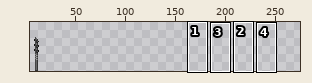
Two versions of one sprite sheet, Weapons/items/active/weapons/staff/orestaffs/violiumstaff.png. Above, an overview of the earlier version with the close-up marked.
Close-up. Before:
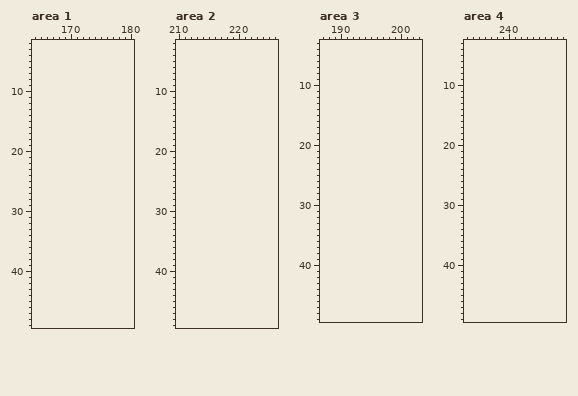
The file is 23x50 pixels. Colours within 5 levels of each other are drawn and written as one. Shown: area 1: x 164..180, y 2..49; area 2: x 210..226, y 2..49; area 3: x 187..203, y 3..49; area 4: x 233..249, y 3..49. The old version is drawn lined up with the new one, on the new canvas. The wide view leaves out empty margins. The commit also changed other parts of the picture, which this record leaves out.
Now the later version:
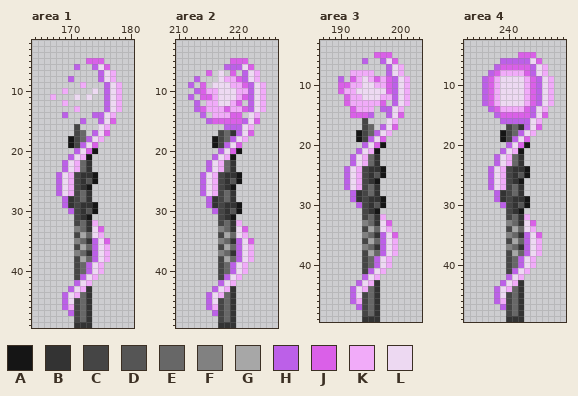
Palette (. is transparent): A #151515  B #333333  C #454545  D #555555  E #676767  F #818181  G #a7a7a7  H #bc60e8  J #da60e8  K #f1abf9  L #edd9f2
The edit:
canvas 23x50 -> 276x50
Area 1:
y 5: x 173..175 ... -> JJJ
y 6: x 171 . -> H; x 174..176 ... -> HLJ
y 7: x 175..177 ... -> HLK
y 8: x 170 . -> H; x 175..177 ... -> HLK
y 9: x 172 . -> K; x 176..178 ... -> HLK
y 10: x 169 . -> K; x 174 . -> L; x 176..178 ... -> HLK
y 11: x 167 . -> K; x 171 . -> L; x 173 . -> L; x 176..178 ... -> HLK
y 12: x 169 . -> K; x 176..178 ... -> HLK
y 13: x 171 . -> K; x 176..178 ... -> HLK
y 14: x 169 . -> H; x 174..177 .... -> HHLK
y 15: x 172 . -> H; x 175..177 ... -> HLJ
y 16: x 171 . -> C; x 175..176 .. -> LK
y 17: x 171..172 .. -> CE; x 174..176 ... -> HLJ
y 18: x 170..175 ...... -> ACEHLK
y 19: x 170..174 ..... -> ACHLJ
y 20: x 171..174 .... -> HLJA
y 21: x 170..173 .... -> HLKA
y 22..23: x 169..173 ..... -> HLKEB
y 24: x 168..174 ....... -> HLKCBBA
y 25: x 168..174 ....... -> HLKCBDA
y 26: x 168..173 ...... -> HLKCBA
y 27: x 168..173 ...... -> HLKCEB
y 28: x 169..173 ..... -> HBCEB
y 29: x 169..174 ...... -> HBCBBA
y 30: x 170..174 ..... -> HCBDA
y 31: x 171..173 ... -> CBA
y 32: x 171..174 .... -> CEBK
y 33: x 171..175 ..... -> FEBLJ
y 34: x 171..175 ..... -> CGELK
y 35: x 171..176 ...... -> FEBHLJ
y 36: x 171..176 ...... -> CGEHLK
y 37: x 171..176 ...... -> FEBHLK
y 38: x 171..176 ...... -> CGEHLK
y 39..40: x 171..175 ..... -> CEHLK
y 41: x 171..174 .... -> CHLK
y 42: x 171..173 ... -> HLK
y 43: x 170..173 .... -> HLKB
y 44: x 169..173 ..... -> HLKEB
y 45: x 169..173 ..... -> HLCEB
y 46: x 169..173 ..... -> HKCEB
y 47: x 170..173 .... -> HCEB
y 48: x 171..173 ... -> CEB
y 49: x 171..173 ... -> BBB
Area 2:
y 5: x 219..221 ... -> JJJ
y 6: x 218..222 ..... -> HHHLJ
y 7: x 215 . -> J; x 217 . -> L; x 219 . -> J; x 221..223 ... -> HLK
y 8: x 213 . -> H; x 217..223 ....... -> LKKJHLK
y 9: x 212 . -> H; x 214 . -> J; x 216..224 ......... -> LLLKKJHLK
y 10: x 213..224 ............ -> HJKKLLLKKHLK
y 11: x 212 . -> H; x 214..224 ........... -> JJKLLLKJHLK
y 12: x 213 . -> H; x 215..220 ...... -> KKLLKJ; x 222..224 ... -> HLK
y 13: x 213..224 ............ -> HJKKKJKKJHLK
y 14: x 214 . -> H; x 216..220 ..... -> KKKJJ; x 222..223 .. -> LK
y 15: x 215..223 ......... -> HJJJJJHLJ
y 16: x 218..222 ..... -> HHHLK
y 17: x 217..222 ...... -> CEBHLJ
y 18: x 216..221 ...... -> ACEHLK
y 19: x 216..220 ..... -> ACHLJ
y 20: x 217..220 .... -> HLJA
y 21: x 216..219 .... -> HLKA
y 22..23: x 215..219 ..... -> HLKEB
y 24: x 214..220 ....... -> HLKCBBA
y 25: x 214..220 ....... -> HLKCBDA
y 26: x 214..219 ...... -> HLKCBA
y 27: x 214..219 ...... -> HLKCEB
y 28: x 215..219 ..... -> HBCEB
y 29: x 215..220 ...... -> HBCBBA
y 30: x 216..220 ..... -> HCBDA
y 31: x 217..219 ... -> CBA
y 32: x 217..220 .... -> CEBK
y 33: x 217..221 ..... -> FEBLJ
y 34: x 217..221 ..... -> CGELK
y 35: x 217..222 ...... -> FEBHLJ
y 36: x 217..222 ...... -> CGEHLK
y 37: x 217..222 ...... -> FEBHLK
y 38: x 217..222 ...... -> CGEHLK
y 39..40: x 217..221 ..... -> CEHLK
y 41: x 217..220 .... -> CHLK
y 42: x 217..219 ... -> HLK
y 43: x 216..219 .... -> HLKB
y 44: x 215..219 ..... -> HLKEB
y 45: x 215..219 ..... -> HLCEB
y 46: x 215..219 ..... -> HKCEB
y 47: x 216..219 .... -> HCEB
y 48: x 217..219 ... -> CEB
y 49: x 217..219 ... -> BBB
Area 3:
y 5: x 196..198 ... -> JJJ
y 6: x 194 . -> H; x 197..199 ... -> HLJ
y 7: x 198..200 ... -> HLK
y 8: x 192..195 .... -> KKKK; x 198..200 ... -> HLK
y 9: x 190 . -> H; x 192..201 .......... -> JKLKJKJHLK
y 10: x 190..201 ............ -> JJKKLLKKJHLK
y 11: x 190..201 ............ -> JKKLLLLLJHLK
y 12: x 191..201 ........... -> JKKLLLKKHLK
y 13: x 191..197 ....... -> JKKKKKJ; x 199..201 ... -> HLK
y 14: x 192..195 .... -> JKKK; x 197..200 .... -> HHLK
y 15: x 192..195 .... -> JJJH; x 198..200 ... -> HLJ
y 16: x 194 . -> C; x 198..199 .. -> LK
y 17: x 194..195 .. -> CE; x 197..199 ... -> HLJ
y 18: x 193..198 ...... -> ACEHLK
y 19: x 193..197 ..... -> ACHLJ
y 20: x 194..197 .... -> HLJA
y 21: x 193..196 .... -> HLKA
y 22..23: x 192..196 ..... -> HLKEB
y 24: x 191..197 ....... -> HLKCBBA
y 25: x 191..197 ....... -> HLKCBDA
y 26: x 191..196 ...... -> HLKCBA
y 27: x 191..196 ...... -> HLKCEB
y 28: x 192..196 ..... -> HBCEB
y 29: x 192..197 ...... -> HBCBBA
y 30: x 193..197 ..... -> HCBDA
y 31: x 194..196 ... -> CBA
y 32: x 194..197 .... -> CEBK
y 33: x 194..198 ..... -> FEBLJ
y 34: x 194..198 ..... -> CGELK
y 35: x 194..199 ...... -> FEBHLJ
y 36: x 194..199 ...... -> CGEHLK
y 37: x 194..199 ...... -> FEBHLK
y 38: x 194..199 ...... -> CGEHLK
y 39..40: x 194..198 ..... -> CEHLK
y 41: x 194..197 .... -> CHLK
y 42: x 194..196 ... -> HLK
y 43: x 193..196 .... -> HLKB
y 44: x 192..196 ..... -> HLKEB
y 45: x 192..196 ..... -> HLCEB
y 46: x 192..196 ..... -> HKCEB
y 47: x 193..196 .... -> HCEB
y 48: x 194..196 ... -> CEB
y 49: x 194..196 ... -> BBB
Area 4:
y 5: x 242..244 ... -> JJJ
y 6: x 239..245 ....... -> HHHHHLJ
y 7: x 238..246 ......... -> HJJJJJHLK
y 8: x 237..246 .......... -> HJKKKKJHLK
y 9..13: x 236..247 ............ -> HJKLLLLKJHLK
y 14: x 237..246 .......... -> HJKKKKJHLK
y 15: x 238..246 ......... -> HJJJJJHLJ
y 16: x 239..245 ....... -> HHHHHLK
y 17: x 240..245 ...... -> CEBHLJ
y 18: x 239..244 ...... -> ACEHLK
y 19: x 239..243 ..... -> ACHLJ
y 20: x 240..243 .... -> HLJA
y 21: x 239..242 .... -> HLKA
y 22..23: x 238..242 ..... -> HLKEB
y 24: x 237..243 ....... -> HLKCBBA
y 25: x 237..243 ....... -> HLKCBDA
y 26: x 237..242 ...... -> HLKCBA
y 27: x 237..242 ...... -> HLKCEB
y 28: x 238..242 ..... -> HBCEB
y 29: x 238..243 ...... -> HBCBBA
y 30: x 239..243 ..... -> HCBDA
y 31: x 240..242 ... -> CBA
y 32: x 240..243 .... -> CEBK
y 33: x 240..244 ..... -> FEBLJ
y 34: x 240..244 ..... -> CGELK
y 35: x 240..245 ...... -> FEBHLJ
y 36: x 240..245 ...... -> CGEHLK
y 37: x 240..245 ...... -> FEBHLK
y 38: x 240..245 ...... -> CGEHLK
y 39..40: x 240..244 ..... -> CEHLK
y 41: x 240..243 .... -> CHLK
y 42: x 240..242 ... -> HLK
y 43: x 239..242 .... -> HLKB
y 44: x 238..242 ..... -> HLKEB
y 45: x 238..242 ..... -> HLCEB
y 46: x 238..242 ..... -> HKCEB
y 47: x 239..242 .... -> HCEB
y 48: x 240..242 ... -> CEB
y 49: x 240..242 ... -> BBB
Pixel boxes of the changes (left, top, right, bottom) in both close-ups:
added: (50, 58, 122, 328)
added: (188, 58, 266, 328)
added: (338, 52, 410, 322)
added: (482, 52, 554, 322)
